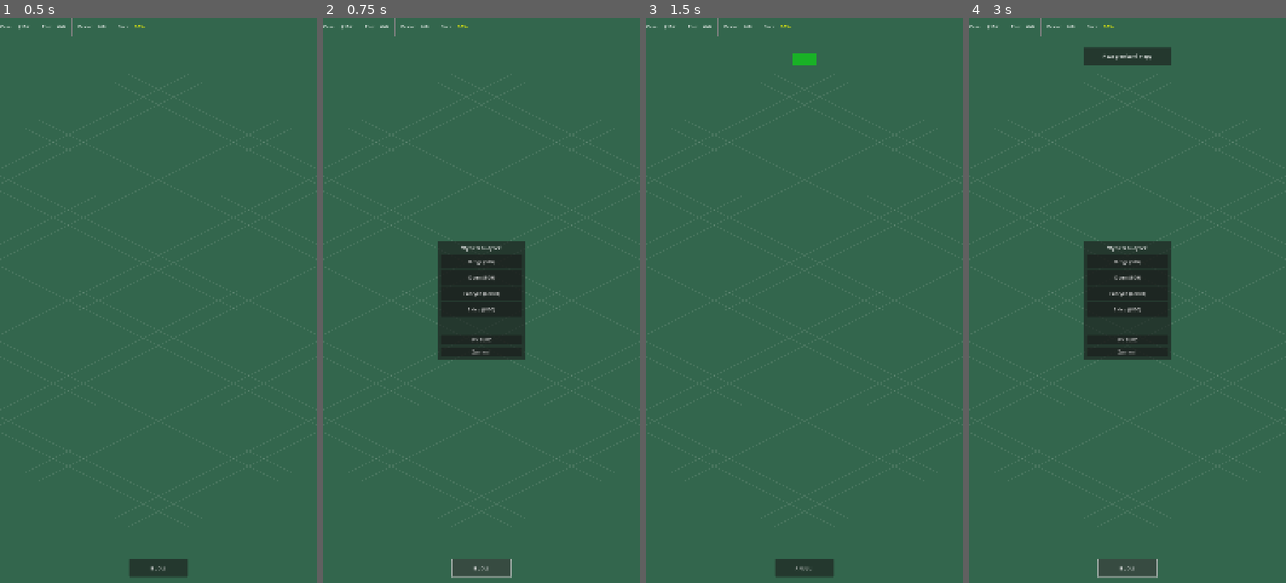
Above: before the commit, frames 1-4 (left to right).
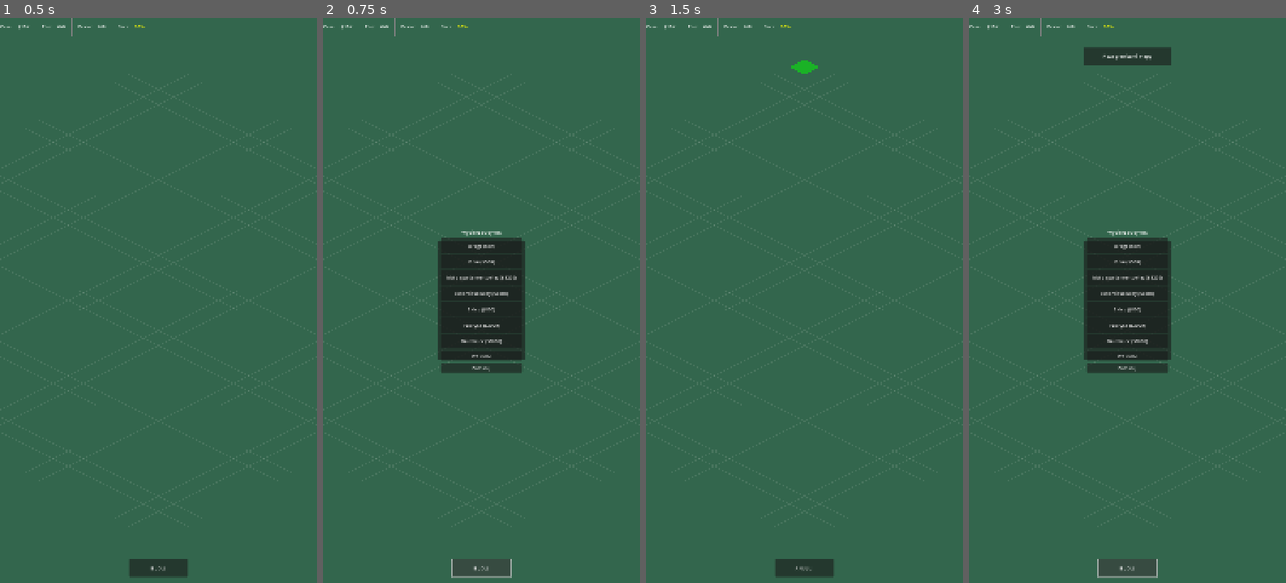
Above: after the commit, the same moments.

Repository: forzex1337/PierwszaGra
Game: Godot game, scene res://scenes/main.tscn
Same seed, same stepped clock (60 frames per second), same inputs: the game is played once before the commit and once after it.
Inputs:
- Up to frame 1 (0.5 s): no input
- Up to frame 2 (0.75 s): click "BUDUJ" at 0.5 s
- Up to frame 3 (1.5 s): click "Droga ($10)" at 1.25 s
- Up to frame 4 (3 s): click "ANULUJ" at 2 s; click "BUDUJ" at 2.75 s

Frame 1 is identical in both runs. In frame 2, 1.2% of the frame differs, in the area x 37-63%, y 37-63%; in frame 3, 0.2%; in frame 4, 1.2%.

Commit message:
Pierwsze testy importu assetów - zmiana podejścia z 2D sprites na modele 3D wyeksportowane z blendera

Diff:
--- /dev/null
+++ b/resources/buildings/apartment.tres
@@ -0,0 +1,20 @@
+[gd_resource type="Resource" script_class="BuildingData" load_steps=2 format=3]
+
+[ext_resource type="Script" path="res://scripts/resources/building_data.gd" id="1"]
+
+[resource]
+script = ExtResource("1")
+id = "apartment"
+display_name = "Blok mieszkalny"
+description = "Duży blok mieszkalny dla 40 osób"
+building_type = "residential"
+model_path = "res://assets/models/buildings/Apt_2x2_5F.glb"
+color = Color(0.75, 0.75, 0.8, 1)
+footprint = Vector2i(2, 2)
+cost = 4000
+upkeep = 40
+population_capacity = 40
+jobs_capacity = 0
+happiness_bonus = -2.0
+requires_road = true
+min_population = 50
--- /dev/null
+++ b/resources/buildings/apartment_small.tres
@@ -0,0 +1,20 @@
+[gd_resource type="Resource" script_class="BuildingData" load_steps=2 format=3]
+
+[ext_resource type="Script" path="res://scripts/resources/building_data.gd" id="1"]
+
+[resource]
+script = ExtResource("1")
+id = "apartment_small"
+display_name = "Mały apartamentowiec"
+description = "Kompaktowy blok mieszkalny dla 12 osób"
+building_type = "residential"
+model_path = "res://assets/models/buildings/Apt_1x1_3F.glb"
+color = Color(0.7, 0.7, 0.8, 1)
+footprint = Vector2i(1, 1)
+cost = 1200
+upkeep = 15
+population_capacity = 12
+jobs_capacity = 0
+happiness_bonus = -1.0
+requires_road = true
+min_population = 20
--- a/resources/buildings/factory.tres
+++ b/resources/buildings/factory.tres
@@ -8,8 +8,9 @@
 display_name = "Fabryka"
 description = "Zakład przemysłowy tworzący miejsca pracy"
 building_type = "industrial"
+model_path = "res://assets/models/buildings/Factory_2x1.glb"
 color = Color(0.6, 0.4, 0.2, 1)
-footprint = Vector2i(2, 2)
+footprint = Vector2i(2, 1)
 cost = 2000
 upkeep = 30
 population_capacity = 0
--- a/resources/buildings/house.tres
+++ b/resources/buildings/house.tres
@@ -8,6 +8,7 @@
 display_name = "Dom"
 description = "Mały dom mieszkalny dla 4 osób"
 building_type = "residential"
+model_path = "res://assets/models/buildings/House_1x1_2F.glb"
 color = Color(0.2, 0.6, 0.2, 1)
 footprint = Vector2i(1, 1)
 cost = 500
--- /dev/null
+++ b/resources/buildings/office.tres
@@ -0,0 +1,20 @@
+[gd_resource type="Resource" script_class="BuildingData" load_steps=2 format=3]
+
+[ext_resource type="Script" path="res://scripts/resources/building_data.gd" id="1"]
+
+[resource]
+script = ExtResource("1")
+id = "office"
+display_name = "Biurowiec"
+description = "Nowoczesny biurowiec z 50 miejscami pracy"
+building_type = "commercial"
+model_path = "res://assets/models/buildings/Office_2x2_8F.glb"
+color = Color(0.4, 0.5, 0.7, 1)
+footprint = Vector2i(2, 2)
+cost = 6000
+upkeep = 50
+population_capacity = 0
+jobs_capacity = 50
+happiness_bonus = 2.0
+requires_road = true
+min_population = 100
--- /dev/null
+++ b/scenes/building_3d_view.tscn
@@ -0,0 +1,37 @@
+[gd_scene load_steps=3 format=3]
+
+[ext_resource type="Script" path="res://scripts/building_3d_view.gd" id="1"]
+
+[sub_resource type="Environment" id="Environment_001"]
+background_mode = 1
+ambient_light_source = 2
+ambient_light_color = Color(0.6, 0.6, 0.65, 1)
+ambient_light_energy = 0.5
+
+[node name="Building3DView" type="SubViewportContainer"]
+custom_minimum_size = Vector2(128, 128)
+script = ExtResource("1")
+stretch = false
+
+[node name="SubViewport" type="SubViewport" parent="."]
+transparent_bg = true
+handle_input_locally = false
+size = Vector2i(128, 128)
+render_target_update_mode = 4
+
+[node name="Camera3D" type="Camera3D" parent="SubViewport"]
+transform = Transform3D(0.707107, -0.353553, 0.612372, 0, 0.866025, 0.5, -0.707107, -0.353553, 0.612372, 7.07107, 5, 7.07107)
+projection = 1
+size = 3.0
+near = 0.1
+far = 100.0
+
+[node name="DirectionalLight3D" type="DirectionalLight3D" parent="SubViewport"]
+transform = Transform3D(0.707107, 0.5, -0.5, 0, 0.707107, 0.707107, 0.707107, -0.5, 0.5, 0, 5, 0)
+light_energy = 1.2
+shadow_enabled = true
+
+[node name="ModelContainer" type="Node3D" parent="SubViewport"]
+
+[node name="WorldEnvironment" type="WorldEnvironment" parent="SubViewport"]
+environment = SubResource("Environment_001")
--- a/scenes/game.tscn
+++ b/scenes/game.tscn
@@ -19,9 +19,6 @@
 [node name="BuildCursor" type="Node2D" parent="."]
 visible = false
 
-[node name="CursorRect" type="ColorRect" parent="BuildCursor"]
-offset_left = -48.0
-offset_top = -24.0
-offset_right = 48.0
-offset_bottom = 24.0
+[node name="CursorRect" type="Polygon2D" parent="BuildCursor"]
 color = Color(0, 1, 0, 0.5)
+polygon = PackedVector2Array(0, -32, 64, 0, 0, 32, -64, 0)
--- /dev/null
+++ b/scenes/road_visual.tscn
@@ -0,0 +1,6 @@
+[gd_scene load_steps=2 format=3]
+
+[ext_resource type="Script" path="res://scripts/road_visual.gd" id="1"]
+
+[node name="RoadVisual" type="Node2D"]
+script = ExtResource("1")
--- a/scripts/building.gd
+++ b/scripts/building.gd
@@ -3,6 +3,9 @@
 ## Building - pojedynczy budynek na mapie
 
 signal clicked(building: Building)
+
+const Building3DViewScene = preload("res://scenes/building_3d_view.tscn")
+const RoadVisualScene = preload("res://scenes/road_visual.tscn")
 
 @onready var sprite: Sprite2D = $Sprite2D
 @onready var placeholder: ColorRect = $Placeholder
@@ -11,6 +14,8 @@
 var building_data: BuildingData
 var grid_position: Vector2i
 var is_connected_to_road: bool = false
+var building_3d_view: Building3DView = null
+var road_visual: RoadVisual = null
 
 func _ready() -> void:
 	# Ukryj indicator na start
@@ -21,8 +26,9 @@
 	building_data = data
 	grid_position = grid_pos
 
-	# Ustaw pozycję w świecie
-	position = GridManager.grid_to_world(grid_pos)
+	# Ustaw pozycję w świecie (środek komórki)
+	# grid_to_world zwraca górny wierzchołek, dodajemy offset do centrum
+	position = GridManager.grid_to_world(grid_pos) + Vector2(0, GridManager.CELL_HEIGHT / 2)
 
 	# Ustaw wygląd
 	_setup_visuals()
@@ -34,32 +40,69 @@
 	if not building_data:
 		return
 
-	# Rozmiar placeholder na podstawie footprint
-	var footprint := building_data.footprint
-	var width := footprint.x * GridManager.CELL_WIDTH
-	var height := footprint.y * GridManager.CELL_HEIGHT
+	# Pobierz węzły bezpośrednio (setup może być przed _ready)
+	var _sprite: Sprite2D = get_node_or_null("Sprite2D")
+	var _placeholder: ColorRect = get_node_or_null("Placeholder")
 
-	# Jeśli jest sprite, użyj go
-	if building_data.sprite and sprite:
-		sprite.texture = building_data.sprite
-		sprite.visible = true
-		if placeholder:
-			placeholder.visible = false
+	# Ukryj domyślne elementy
+	if _sprite:
+		_sprite.visible = false
+	if _placeholder:
+		_placeholder.visible = false
+
+	# Priorytet: 1) Droga (specjalna wizualizacja), 2) Model 3D, 3) Sprite 2D, 4) Placeholder
+	if building_data.building_type == "road":
+		_setup_road_visual()
+	elif building_data.model_path and not building_data.model_path.is_empty():
+		_setup_3d_model()
+	elif building_data.sprite and _sprite:
+		_sprite.texture = building_data.sprite
+		_sprite.visible = true
 	else:
 		# Użyj placeholder z kolorem
-		if placeholder:
-			placeholder.color = building_data.color
+		if _placeholder:
+			_placeholder.color = building_data.color
 			# Rozmiar izometryczny (rombus-like)
-			placeholder.size = Vector2(GridManager.CELL_WIDTH * 0.8, GridManager.CELL_HEIGHT * 0.8)
-			placeholder.position = Vector2(-placeholder.size.x / 2, -placeholder.size.y / 2)
-			placeholder.visible = true
-		if sprite:
-			sprite.visible = false
+			_placeholder.size = Vector2(GridManager.CELL_WIDTH * 0.8, GridManager.CELL_HEIGHT * 0.8)
+			_placeholder.position = Vector2(-_placeholder.size.x / 2, -_placeholder.size.y / 2)
+			_placeholder.visible = true
+
+func _setup_road_visual() -> void:
+	# Ukryj placeholder (pobierz bezpośrednio)
+	var _placeholder: ColorRect = get_node_or_null("Placeholder")
+	if _placeholder:
+		_placeholder.visible = false
+
+	# Stwórz wizualizację drogi
+	if not road_visual:
+		road_visual = RoadVisualScene.instantiate()
+		road_visual.grid_position = grid_position
+		add_child(road_visual)
+
+	# Aktualizuj połączenia (po dodaniu do drzewa)
+	road_visual.call_deferred("update_connections")
+
+func _setup_3d_model() -> void:
+	# Stwórz widok 3D jeśli nie istnieje
+	if not building_3d_view:
+		building_3d_view = Building3DViewScene.instantiate()
+		add_child(building_3d_view)
+
+	# Załaduj model
+	building_3d_view.load_model(building_data.model_path, building_data.footprint)
+
+	# Pozycjonuj viewport - wycentruj na pozycji budynku
+	# Viewport 128x128, środek viewportu = środek renderowanego budynku
+	# Przesuwamy tak żeby środek viewportu był na pozycji grida
+	building_3d_view.position = Vector2(-64, -64)
 
 func update_road_connection() -> void:
 	# Drogi są zawsze "podłączone"
 	if building_data.building_type == "road":
 		is_connected_to_road = true
+		# Aktualizuj wizualizację drogi (połączenia z sąsiadami)
+		if road_visual:
+			road_visual.update_connections()
 		_update_connection_visual()
 		return
 
--- /dev/null
+++ b/scripts/building_3d_view.gd
@@ -0,0 +1,133 @@
+extends SubViewportContainer
+class_name Building3DView
+## Renderuje model 3D budynku w widoku izometrycznym
+
+@onready var viewport: SubViewport = $SubViewport
+@onready var camera: Camera3D = $SubViewport/Camera3D
+@onready var model_container: Node3D = $SubViewport/ModelContainer
+@onready var light: DirectionalLight3D = $SubViewport/DirectionalLight3D
+
+# Ustawienia kamery izometrycznej (dimetric 2:1)
+# Dla proporcji kafelka 128x64 (2:1), kąt = arctan(0.5) ≈ 26.565° od poziomu
+const CAMERA_ROT_X: float = -30.0  # Pochylenie w dół (~30° dla dimetric 2:1)
+const CAMERA_ROT_Y: float = 45.0   # Obrót wokół Y (widok z rogu)
+const CAMERA_DISTANCE: float = 10.0
+
+var current_model: Node3D = null
+var _pending_model_path: String = ""
+var _pending_footprint: Vector2i = Vector2i(1, 1)
+var _is_ready: bool = false
+
+func _ready() -> void:
+	_is_ready = true
+	_setup_camera()
+	_setup_lighting()
+
+	# Załaduj oczekujący model jeśli był
+	if not _pending_model_path.is_empty():
+		load_model(_pending_model_path, _pending_footprint)
+
+func _setup_camera() -> void:
+	if not camera:
+		return
+
+	camera.projection = Camera3D.PROJECTION_ORTHOGONAL
+	camera.rotation_degrees = Vector3(CAMERA_ROT_X, CAMERA_ROT_Y, 0)
+
+	# Pozycja kamery - daleko, patrzy na origin
+	var direction := Vector3.FORWARD.rotated(Vector3.RIGHT, deg_to_rad(CAMERA_ROT_X))
+	direction = direction.rotated(Vector3.UP, deg_to_rad(CAMERA_ROT_Y))
+	camera.position = -direction * CAMERA_DISTANCE
+
+func _setup_lighting() -> void:
+	if not light:
+		return
+
+	# Światło z północnego-zachodu (góra-lewo), dopasowane do kąta kamery
+	light.rotation_degrees = Vector3(-35, -45, 0)
+	light.light_energy = 1.2
+
+func load_model(model_path: String, footprint: Vector2i = Vector2i(1, 1)) -> void:
+	# Jeśli nie jesteśmy gotowi, zapisz do późniejszego załadowania
+	if not _is_ready:
+		_pending_model_path = model_path
+		_pending_footprint = footprint
+		return
+
+	# Wyczyść poprzedni model
+	if current_model:
+		current_model.queue_free()
+		current_model = null
+
+	if model_path.is_empty():
+		return
+
+	# Wyczyść oczekujące
+	_pending_model_path = ""
+
+	# Załaduj scenę GLB
+	var scene := load(model_path) as PackedScene
+	if not scene:
+		push_error("Could not load model: " + model_path)
+		return
+
+	current_model = scene.instantiate()
+
+	if model_container:
+		model_container.add_child(current_model)
+	else:
+		push_error("model_container is null!")
+		return
+
+	# Dopasuj kamerę do rozmiaru budynku
+	_fit_camera_to_model(footprint)
+
+func _fit_camera_to_model(footprint: Vector2i) -> void:
+	if not camera or not current_model:
+		return
+
+	# Oblicz AABB modelu
+	var aabb := _get_model_aabb(current_model)
+	var model_size := aabb.size
+
+	# Wycentruj model w X/Z, podstawa na Y=0
+	var center_xz := Vector3(aabb.get_center().x, 0, aabb.get_center().z)
+	current_model.position = -center_xz
+	current_model.position.y = -aabb.position.y
+
+	# Ortho size kamery - musi objąć cały budynek
+	var max_dim := maxf(model_size.x, maxf(model_size.y, model_size.z))
+	camera.size = max_dim * 2.0
+
+	# Viewport i kontener - nie zmieniamy rozmiaru, zostaje domyślny 128x128
+	# Rozmiar będzie ustawiony w scenie
+
+func _get_model_aabb(node: Node3D) -> AABB:
+	var aabb := AABB()
+	var first := true
+
+	for child in node.get_children():
+		if child is MeshInstance3D:
+			var mesh_inst := child as MeshInstance3D
+			var mesh_aabb: AABB = mesh_inst.get_aabb()
+			mesh_aabb = mesh_inst.transform * mesh_aabb
+			if first:
+				aabb = mesh_aabb
+				first = false
+			else:
+				aabb = aabb.merge(mesh_aabb)
+
+		if child is Node3D:
+			var child_aabb: AABB = _get_model_aabb(child as Node3D)
+			if child_aabb.size.length() > 0:
+				if first:
+					aabb = child_aabb
+					first = false
+				else:
+					aabb = aabb.merge(child_aabb)
+
+	return aabb
+
+func set_rotation_y(degrees: float) -> void:
+	if current_model:
+		current_model.rotation_degrees.y = degrees
--- a/scripts/game.gd
+++ b/scripts/game.gd
@@ -163,17 +163,18 @@
 	if not BuildSystem.is_build_mode:
 		return
 
-	# Pozycja kursora
+	# Pozycja kursora - grid_to_world zwraca górny wierzchołek komórki,
+	# dodajemy offset żeby wycentrować na środku komórki
 	var world_pos := GridManager.grid_to_world(cursor_grid_pos)
-	build_cursor.position = world_pos
+	build_cursor.position = world_pos + Vector2(0, GridManager.CELL_HEIGHT / 2)
 
 	# Sprawdź czy można budować
 	is_cursor_valid = BuildSystem.can_build_at(cursor_grid_pos)
 
-	# Zmień kolor kursora
-	var cursor_rect: ColorRect = build_cursor.get_node_or_null("CursorRect")
-	if cursor_rect:
-		cursor_rect.color = Color(0, 1, 0, 0.5) if is_cursor_valid else Color(1, 0, 0, 0.5)
+	# Zmień kolor kursora (Polygon2D w kształcie izometrycznego rombu)
+	var cursor_poly: Polygon2D = build_cursor.get_node_or_null("CursorRect")
+	if cursor_poly:
+		cursor_poly.color = Color(0, 1, 0, 0.5) if is_cursor_valid else Color(1, 0, 0, 0.5)
 
 func _draw_grid() -> void:
 	# Siatka jest rysowana przez GridOverlay
--- a/scripts/resources/building_data.gd
+++ b/scripts/resources/building_data.gd
@@ -13,7 +13,8 @@
 @export_category("Wygląd")
 @export var icon: Texture2D
 @export var sprite: Texture2D
-@export var color: Color = Color.WHITE  # Kolor placeholder jeśli brak sprite
+@export var model_path: String = ""  # Ścieżka do modelu 3D (.glb)
+@export var color: Color = Color.WHITE  # Kolor placeholder jeśli brak sprite/model
 
 @export_category("Rozmiar")
 @export var footprint: Vector2i = Vector2i(1, 1)  # Rozmiar na gridzie
--- /dev/null
+++ b/scripts/road_visual.gd
@@ -0,0 +1,231 @@
+extends Node2D
+class_name RoadVisual
+## Proceduralne rysowanie drogi z auto-łączeniem
+
+# Kierunki sąsiadów (w układzie grid)
+enum Direction { NORTH, EAST, SOUTH, WEST }
+
+# Kolory drogi
+const COLOR_ASPHALT := Color(0.25, 0.25, 0.28, 1.0)  # Ciemny asfalt
+const COLOR_SIDEWALK := Color(0.55, 0.53, 0.5, 1.0)  # Jasny chodnik
+const COLOR_YELLOW_LINE := Color(0.9, 0.75, 0.1, 1.0)  # Żółte pasy
+const COLOR_WHITE_LINE := Color(0.9, 0.9, 0.9, 1.0)  # Białe krawędzie
+
+# Wymiary (izometryczne)
+const CELL_W := 128.0
+const CELL_H := 64.0
+const HALF_W := CELL_W / 2.0  # 64
+const HALF_H := CELL_H / 2.0  # 32
+
+# Szerokość chodnika (jako ułamek)
+const SIDEWALK_WIDTH := 0.15
+
+# Połączenia z sąsiadami
+var connections: Dictionary = {
+	Direction.NORTH: false,
+	Direction.EAST: false,
+	Direction.SOUTH: false,
+	Direction.WEST: false
+}
+
+var grid_position: Vector2i = Vector2i.ZERO
+
+func _ready() -> void:
+	# Początkowa aktualizacja
+	call_deferred("update_connections")
+
+func _draw() -> void:
+	_draw_road_tile()
+
+func update_connections() -> void:
+	# Sprawdź sąsiadów
+	var neighbors := {
+		Direction.NORTH: Vector2i(0, -1),
+		Direction.EAST: Vector2i(1, 0),
+		Direction.SOUTH: Vector2i(0, 1),
+		Direction.WEST: Vector2i(-1, 0)
+	}
+
+	for dir in neighbors:
+		var neighbor_pos: Vector2i = grid_position + neighbors[dir]
+		connections[dir] = GridManager.is_road(neighbor_pos)
+
+	queue_redraw()
+
+func _draw_road_tile() -> void:
+	var connection_count := _count_connections()
+
+	# Punkty izometrycznego rombu (środek na 0,0)
+	var top := Vector2(0, -HALF_H)
+	var right := Vector2(HALF_W, 0)
+	var bottom := Vector2(0, HALF_H)
+	var left := Vector2(-HALF_W, 0)
+
+	# 1. Rysuj asfalt (cały romb)
+	var asphalt_points := PackedVector2Array([top, right, bottom, left])
+	draw_colored_polygon(asphalt_points, COLOR_ASPHALT)
+
+	# 2. Rysuj chodniki tylko na krawędziach BEZ połączeń
+	var inset := SIDEWALK_WIDTH
+	_draw_sidewalks(top, right, bottom, left, inset)
+
+	# 3. Rysuj żółte pasy w zależności od połączeń
+	_draw_road_lines(connection_count)
+
+func _draw_sidewalks(top: Vector2, right: Vector2, bottom: Vector2, left: Vector2, inset: float) -> void:
+	# Krawędzie rombu odpowiadają kierunkom:
+	# Top-Right edge = NORTH (grid 0,-1)
+	# Bottom-Left edge = SOUTH (grid 0,+1)
+	# Bottom-Right edge = EAST (grid +1,0)
+	# Top-Left edge = WEST (grid -1,0)
+
+	# Wewnętrzne punkty (przesunięte do środka)
+	var inner_top := _lerp_point(Vector2.ZERO, top, 1.0 - inset)
+	var inner_right := _lerp_point(Vector2.ZERO, right, 1.0 - inset)
+	var inner_bottom := _lerp_point(Vector2.ZERO, bottom, 1.0 - inset)
+	var inner_left := _lerp_point(Vector2.ZERO, left, 1.0 - inset)
+
+	# Rysuj chodniki na krawędziach BEZ połączeń
+	# Rogi przy połączeniach pokażą asfalt (akceptowalne wizualnie)
+	if not connections[Direction.NORTH]:
+		var sidewalk := PackedVector2Array([top, right, inner_right, inner_top])
+		draw_colored_polygon(sidewalk, COLOR_SIDEWALK)
+
+	if not connections[Direction.SOUTH]:
+		var sidewalk := PackedVector2Array([left, bottom, inner_bottom, inner_left])
+		draw_colored_polygon(sidewalk, COLOR_SIDEWALK)
+
+	if not connections[Direction.EAST]:
+		var sidewalk := PackedVector2Array([right, bottom, inner_bottom, inner_right])
+		draw_colored_polygon(sidewalk, COLOR_SIDEWALK)
+
+	if not connections[Direction.WEST]:
+		var sidewalk := PackedVector2Array([left, top, inner_top, inner_left])
+		draw_colored_polygon(sidewalk, COLOR_SIDEWALK)
+
+func _draw_road_lines(connection_count: int) -> void:
+	# Punkty na środkach KRAWĘDZI rombu (izometryczne kierunki)
+	# NORTH (grid 0,-1) = top-right edge → midpoint between Top and Right
+	# SOUTH (grid 0,+1) = bottom-left edge → midpoint between Left and Bottom
+	# EAST (grid +1,0) = bottom-right edge → midpoint between Right and Bottom
+	# WEST (grid -1,0) = top-left edge → midpoint between Left and Top
+	var edge_inset := 1.0 - SIDEWALK_WIDTH
+
+	# Środki krawędzi (z uwzględnieniem chodnika)
+	var edge_north := Vector2(HALF_W * 0.5, -HALF_H * 0.5) * edge_inset  # top-right
+	var edge_south := Vector2(-HALF_W * 0.5, HALF_H * 0.5) * edge_inset  # bottom-left
+	var edge_east := Vector2(HALF_W * 0.5, HALF_H * 0.5) * edge_inset   # bottom-right
+	var edge_west := Vector2(-HALF_W * 0.5, -HALF_H * 0.5) * edge_inset # top-left
+
+	match connection_count:
+		0:
+			# Brak połączeń - mały znacznik
+			_draw_center_marking()
+		1:
+			# Ślepy zaułek
+			_draw_dead_end_lines(edge_north, edge_south, edge_east, edge_west)
+		2:
+			# Prosta lub zakręt
+			if _is_straight():
+				_draw_straight_lines(edge_north, edge_south, edge_east, edge_west)
+			else:
+				_draw_corner_lines(edge_north, edge_south, edge_east, edge_west)
+		3:
+			# Skrzyżowanie T
+			_draw_junction_lines(edge_north, edge_south, edge_east, edge_west)
+		4:
+			# Pełne skrzyżowanie
+			_draw_junction_lines(edge_north, edge_south, edge_east, edge_west)
+
+func _draw_center_marking() -> void:
+	# Mały znacznik w centrum dla pojedynczej drogi
+	var size := 6.0
+	var rect := Rect2(-size/2, -size/2, size, size)
+	draw_rect(rect, COLOR_YELLOW_LINE)
+
+func _draw_dead_end_lines(edge_n: Vector2, edge_s: Vector2, edge_e: Vector2, edge_w: Vector2) -> void:
+	var center := Vector2.ZERO
+
+	if connections[Direction.NORTH]:
+		_draw_dashed_line(center, edge_n, COLOR_YELLOW_LINE, 2.0)
+	elif connections[Direction.SOUTH]:
+		_draw_dashed_line(center, edge_s, COLOR_YELLOW_LINE, 2.0)
+	elif connections[Direction.EAST]:
+		_draw_dashed_line(center, edge_e, COLOR_YELLOW_LINE, 2.0)
+	elif connections[Direction.WEST]:
+		_draw_dashed_line(center, edge_w, COLOR_YELLOW_LINE, 2.0)
+
+func _draw_straight_lines(edge_n: Vector2, edge_s: Vector2, edge_e: Vector2, edge_w: Vector2) -> void:
+	if connections[Direction.NORTH] and connections[Direction.SOUTH]:
+		# Północ-Południe (ukośnie: top-right ↔ bottom-left)
+		_draw_dashed_line(edge_n, edge_s, COLOR_YELLOW_LINE, 2.0)
+	else:
+		# Wschód-Zachód (ukośnie: top-left ↔ bottom-right)
+		_draw_dashed_line(edge_w, edge_e, COLOR_YELLOW_LINE, 2.0)
+
+func _draw_corner_lines(edge_n: Vector2, edge_s: Vector2, edge_e: Vector2, edge_w: Vector2) -> void:
+	var center := Vector2.ZERO
+
+	# Narysuj linie od centrum do połączonych krawędzi
+	if connections[Direction.NORTH]:
+		_draw_dashed_line(center, edge_n, COLOR_YELLOW_LINE, 2.0)
+	if connections[Direction.EAST]:
+		_draw_dashed_line(center, edge_e, COLOR_YELLOW_LINE, 2.0)
+	if connections[Direction.SOUTH]:
+		_draw_dashed_line(center, edge_s, COLOR_YELLOW_LINE, 2.0)
+	if connections[Direction.WEST]:
+		_draw_dashed_line(center, edge_w, COLOR_YELLOW_LINE, 2.0)
+
+func _draw_junction_lines(edge_n: Vector2, edge_s: Vector2, edge_e: Vector2, edge_w: Vector2) -> void:
+	var center := Vector2.ZERO
+
+	# Rysuj linie do wszystkich połączonych kierunków
+	if connections[Direction.NORTH]:
+		_draw_dashed_line(center, edge_n, COLOR_YELLOW_LINE, 2.0)
+	if connections[Direction.EAST]:
+		_draw_dashed_line(center, edge_e, COLOR_YELLOW_LINE, 2.0)
+	if connections[Direction.SOUTH]:
+		_draw_dashed_line(center, edge_s, COLOR_YELLOW_LINE, 2.0)
+	if connections[Direction.WEST]:
+		_draw_dashed_line(center, edge_w, COLOR_YELLOW_LINE, 2.0)
+
+func _draw_dashed_line(from: Vector2, to: Vector2, color: Color, width: float) -> void:
+	var dash_length := 8.0
+	var gap_length := 6.0
+	var total_length := from.distance_to(to)
+	var direction := (to - from).normalized()
+
+	var current_pos := from
+	var drawn := 0.0
+	var is_dash := true
+
+	while drawn < total_length:
+		var segment_length: float
+		if is_dash:
+			segment_length = minf(dash_length, total_length - drawn)
+		else:
+			segment_length = minf(gap_length, total_length - drawn)
+
+		var next_pos := current_pos + direction * segment_length
+
+		if is_dash:
+			draw_line(current_pos, next_pos, color, width)
+
+		current_pos = next_pos
+		drawn += segment_length
+		is_dash = not is_dash
+
+func _count_connections() -> int:
+	var count := 0
+	for dir in connections:
+		if connections[dir]:
+			count += 1
+	return count
+
+func _is_straight() -> bool:
+	# Prosta jeśli połączone przeciwległe kierunki
+	return (connections[Direction.NORTH] and connections[Direction.SOUTH]) or \
+		   (connections[Direction.EAST] and connections[Direction.WEST])
+
+func _lerp_point(from: Vector2, to: Vector2, t: float) -> Vector2:
+	return from + (to - from) * t
--- a/scripts/ui/build_menu.gd
+++ b/scripts/ui/build_menu.gd
@@ -27,8 +27,11 @@
 	var paths := [
 		"res://resources/buildings/road.tres",
 		"res://resources/buildings/house.tres",
+		"res://resources/buildings/apartment_small.tres",
+		"res://resources/buildings/apartment.tres",
+		"res://resources/buildings/shop.tres",
 		"res://resources/buildings/factory.tres",
-		"res://resources/buildings/shop.tres"
+		"res://resources/buildings/office.tres"
 	]
 
 	for path in paths:
Binary file added: assets/models/buildings/Apt_1x1_3F.glb
Not shown, added: assets/models/buildings/Apt_1x1_3F.glb.import
Binary file added: assets/models/buildings/Apt_2x2_5F.glb
Not shown, added: assets/models/buildings/Apt_2x2_5F.glb.import
Binary file added: assets/models/buildings/Factory_2x1.glb
Not shown, added: assets/models/buildings/Factory_2x1.glb.import
Binary file added: assets/models/buildings/Factory_3x2.glb
Not shown, added: assets/models/buildings/Factory_3x2.glb.import
Binary file added: assets/models/buildings/House_1x1_1F.glb
Not shown, added: assets/models/buildings/House_1x1_1F.glb.import
Binary file added: assets/models/buildings/House_1x1_2F.glb
Not shown, added: assets/models/buildings/House_1x1_2F.glb.import
(and 6 more such lines)
